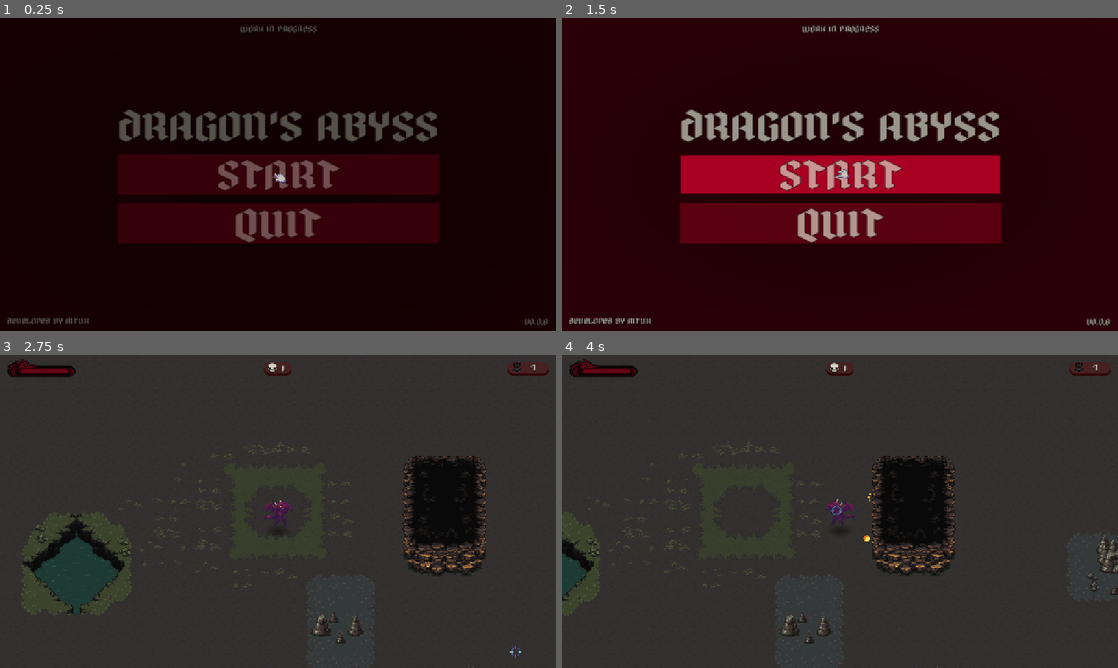
Above: before the commit, frames 1-4 (two rows, left to right).
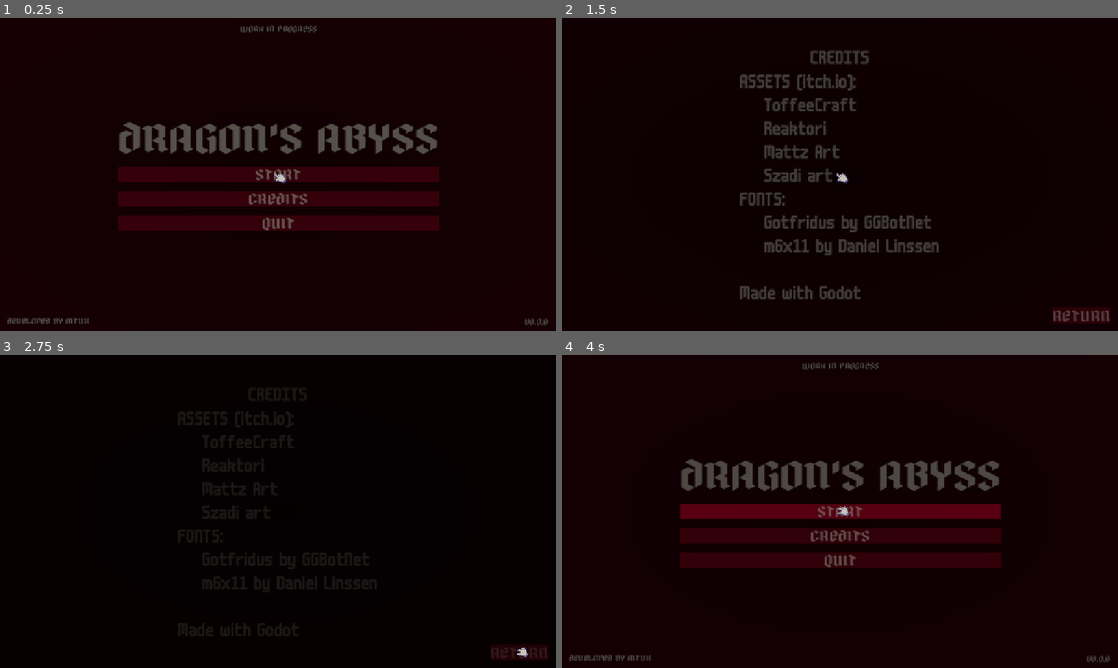
Above: after the commit, the same moments.

Repository: hgomezm92/dragons-abyss
Game: Godot game, scene res://scenes/ui/menu.tscn
The game is run twice, just before and just after one commit, with the same random seed, the same clock (stepped at 60 frames per second) and the same inputs.
Inputs (mouse positions are in pixels of both pictures, inside the frame that each line leads up to):
- Up to frame 1 (0.25 s): no input
- Up to frame 2 (1.5 s): click (840, 199) at 0.5 s, where only the run after the commit has a clickable "Credits"; click "START" at 1.25 s
- Up to frame 3 (2.75 s): click (517, 652) at 2 s, where only the run after the commit has a clickable "RETURN"
- Up to frame 4 (4 s): move the mouse to (962, 495) at 2.77 s; hold D (move_right) 2.78-3.5 s; click (962, 495) at 2.92 s; click (840, 511) at 3.5 s, where only the run after the commit has a clickable "START"

The runs differ from the first frame. In frame 1, 14% of the frame differs, in the area x 21-79%, y 29-72%; in frame 2, 31%; in frame 3, 95%; in frame 4, 96%, in the area x 0-100%, y 0-100%.

Commit message:
Add credits scene

Diff:
--- /dev/null
+++ b/scenes/ui/credits.tscn
@@ -0,0 +1,99 @@
+[gd_scene load_steps=12 format=3 uid="uid://cnlb0dxhua1q5"]
+
+[ext_resource type="Script" uid="uid://tpn831f62v6h" path="res://scripts/ui/credits.gd" id="1_0h4vu"]
+[ext_resource type="Texture2D" uid="uid://by61cenmqvghj" path="res://themes/panel_menu.tres" id="1_pqmjv"]
+[ext_resource type="Theme" uid="uid://ytwaaicmtvpu" path="res://themes/fonts/fonts.tres" id="2_e5ls7"]
+[ext_resource type="FontFile" uid="uid://cxvsogncyw85k" path="res://assets/fonts/m6x11plus.ttf" id="3_y0bee"]
+[ext_resource type="Theme" uid="uid://csg3kd0k6v0uk" path="res://themes/buttons/button.tres" id="6_egc5o"]
+[ext_resource type="StyleBox" uid="uid://cx1y1c5niktmr" path="res://themes/buttons/normal.tres" id="7_rapck"]
+[ext_resource type="StyleBox" uid="uid://cd1ecq0wuooqr" path="res://themes/buttons/pressed.tres" id="8_r40mi"]
+[ext_resource type="StyleBox" uid="uid://ceo5y8hndrelp" path="res://themes/buttons/hover.tres" id="9_pl4t0"]
+[ext_resource type="StyleBox" uid="uid://ds0rybawj1ohp" path="res://themes/buttons/focus.tres" id="10_ala0q"]
+[ext_resource type="PackedScene" uid="uid://b6ajjw14dik3m" path="res://scenes/ui/cursor.tscn" id="11_jjkal"]
+
+[sub_resource type="StyleBoxFlat" id="StyleBoxFlat_0h4vu"]
+bg_color = Color(0, 0, 0, 1)
+
+[node name="Credits" type="CanvasLayer"]
+script = ExtResource("1_0h4vu")
+
+[node name="Background" type="Panel" parent="."]
+z_index = -1
+anchors_preset = 15
+anchor_right = 1.0
+anchor_bottom = 1.0
+grow_horizontal = 2
+grow_vertical = 2
+theme_override_styles/panel = SubResource("StyleBoxFlat_0h4vu")
+
+[node name="Panel" type="TextureRect" parent="."]
+anchors_preset = 15
+anchor_right = 1.0
+anchor_bottom = 1.0
+grow_horizontal = 2
+grow_vertical = 2
+texture = ExtResource("1_pqmjv")
+
+[node name="VBoxContainer" type="VBoxContainer" parent="Panel"]
+layout_mode = 1
+anchors_preset = 8
+anchor_left = 0.5
+anchor_top = 0.5
+anchor_right = 0.5
+anchor_bottom = 0.5
+offset_left = -93.5
+offset_top = -38.0
+offset_right = 93.5
+offset_bottom = 38.0
+grow_horizontal = 2
+grow_vertical = 2
+
+[node name="Head" type="Label" parent="Panel/VBoxContainer"]
+layout_mode = 2
+theme = ExtResource("2_e5ls7")
+theme_override_fonts/font = ExtResource("3_y0bee")
+theme_override_font_sizes/font_size = 50
+text = "CREDITS"
+horizontal_alignment = 1
+vertical_alignment = 1
+
+[node name="Fonts" type="Label" parent="Panel/VBoxContainer"]
+layout_mode = 2
+theme = ExtResource("2_e5ls7")
+theme_override_fonts/font = ExtResource("3_y0bee")
+theme_override_font_sizes/font_size = 50
+text = "ASSETS (itch.io):
+    ToffeeCraft
+    Reaktori
+    Mattz Art
+    Szadi art
+FONTS:
+    Gotfridus by GGBotNet
+    m6x11 by Daniel Linssen
+
+Made with Godot"
+vertical_alignment = 1
+
+[node name="Return" type="Button" parent="Panel"]
+layout_mode = 1
+anchors_preset = -1
+anchor_left = 1.0
+anchor_top = 1.0
+anchor_right = 1.0
+anchor_bottom = 1.0
+offset_left = -88.0
+offset_top = -48.0
+offset_right = -17.0
+offset_bottom = -17.0
+grow_horizontal = 0
+grow_vertical = 0
+theme = ExtResource("6_egc5o")
+theme_override_styles/normal = ExtResource("7_rapck")
+theme_override_styles/pressed = ExtResource("8_r40mi")
+theme_override_styles/hover = ExtResource("9_pl4t0")
+theme_override_styles/focus = ExtResource("10_ala0q")
+text = "RETURN"
+
+[node name="Cursor" parent="." instance=ExtResource("11_jjkal")]
+
+[connection signal="pressed" from="Panel/Return" to="." method="_on_return_pressed"]
--- a/scenes/ui/menu.tscn
+++ b/scenes/ui/menu.tscn
@@ -1,9 +1,10 @@
-[gd_scene load_steps=12 format=3 uid="uid://duu6ce53aitov"]
+[gd_scene load_steps=13 format=3 uid="uid://duu6ce53aitov"]
 
 [ext_resource type="Script" uid="uid://dfmenro3a67pm" path="res://scripts/ui/menu.gd" id="1_wedc3"]
 [ext_resource type="PackedScene" uid="uid://mqy6u8kyumo6" path="res://scenes/main/main.tscn" id="2_c2n5p"]
 [ext_resource type="Texture2D" uid="uid://by61cenmqvghj" path="res://themes/panel_menu.tres" id="3_288ov"]
 [ext_resource type="PackedScene" uid="uid://b6ajjw14dik3m" path="res://scenes/ui/cursor.tscn" id="3_c2n5p"]
+[ext_resource type="PackedScene" uid="uid://cnlb0dxhua1q5" path="res://scenes/ui/credits.tscn" id="3_tub5d"]
 [ext_resource type="Theme" uid="uid://ytwaaicmtvpu" path="res://themes/fonts/fonts.tres" id="3_w6y0u"]
 [ext_resource type="Theme" uid="uid://csg3kd0k6v0uk" path="res://themes/buttons/button.tres" id="4_cx0sj"]
 [ext_resource type="StyleBox" uid="uid://cx1y1c5niktmr" path="res://themes/buttons/normal.tres" id="5_1pxh0"]
@@ -16,7 +17,8 @@
 
 [node name="Menu" type="CanvasLayer"]
 script = ExtResource("1_wedc3")
-_main = ExtResource("2_c2n5p")
+main = ExtResource("2_c2n5p")
+credits = ExtResource("3_tub5d")
 
 [node name="Background" type="Panel" parent="."]
 anchors_preset = 15
@@ -63,6 +65,15 @@
 theme_override_styles/hover = ExtResource("7_288ov")
 theme_override_styles/focus = ExtResource("8_e11en")
 text = "START"
+
+[node name="Credits" type="Button" parent="Panel/VBoxContainer"]
+layout_mode = 2
+theme = ExtResource("4_cx0sj")
+theme_override_styles/normal = ExtResource("5_1pxh0")
+theme_override_styles/pressed = ExtResource("6_e11en")
+theme_override_styles/hover = ExtResource("7_288ov")
+theme_override_styles/focus = ExtResource("8_e11en")
+text = "Credits"
 
 [node name="Quit" type="Button" parent="Panel/VBoxContainer"]
 layout_mode = 2
@@ -123,4 +134,5 @@
 [node name="Cursor" parent="." instance=ExtResource("3_c2n5p")]
 
 [connection signal="pressed" from="Panel/VBoxContainer/Start" to="." method="_on_start_pressed"]
+[connection signal="pressed" from="Panel/VBoxContainer/Credits" to="." method="_on_credits_pressed"]
 [connection signal="pressed" from="Panel/VBoxContainer/Quit" to="." method="_on_quit_pressed"]
--- a/scripts/player/player.gd
+++ b/scripts/player/player.gd
@@ -17,7 +17,7 @@
 	_screen_size = get_viewport_rect().size
 	_animation.play()
 
-func _process(delta: float) -> void:
+func _process(_delta: float) -> void:
 	_face_mouse()
 
 func _physics_process(_delta: float) -> void:
--- /dev/null
+++ b/scripts/ui/credits.gd
@@ -0,0 +1,22 @@
+extends CanvasLayer
+
+func _ready() -> void:
+	get_child(1).modulate.a = 0.0
+	create_tween().tween_property(
+		get_child(1),
+		"modulate:a",
+		1.0,
+		1
+	).set_trans(Tween.TRANS_SINE).set_ease(Tween.EASE_OUT)
+
+func _on_return_pressed() -> void:
+	create_tween().tween_property(
+		get_child(1),
+		"modulate:a",
+		0.0,
+		1
+	).set_trans(Tween.TRANS_SINE).set_ease(Tween.EASE_OUT)
+
+	await get_tree().create_timer(0.75).timeout
+
+	get_tree().change_scene_to_file("res://scenes/ui/menu.tscn")
--- a/scripts/ui/cursor.gd
+++ b/scripts/ui/cursor.gd
@@ -14,7 +14,7 @@
 
 
 # Called every frame. 'delta' is the elapsed time since the previous frame.
-func _process(delta: float) -> void:
+func _process(_delta: float) -> void:
 	# Seguir al ratón
 	_sprite.global_position = get_viewport().get_mouse_position()
 
--- a/scripts/ui/menu.gd
+++ b/scripts/ui/menu.gd
@@ -1,7 +1,7 @@
 extends CanvasLayer
 
-
-@export var _main: PackedScene
+var main: PackedScene = preload("res://scenes/main/main.tscn")
+var credits: PackedScene = preload("res://scenes/ui/credits.tscn")
 
 func _ready() -> void:
 	get_child(1).modulate.a = 0.0
@@ -20,7 +20,18 @@
 		1
 	).set_trans(Tween.TRANS_SINE).set_ease(Tween.EASE_OUT)
 	await get_tree().create_timer(0.75).timeout
-	get_tree().change_scene_to_packed(_main)
+	get_tree().change_scene_to_packed(main)
 
 func _on_quit_pressed() -> void:
 	get_tree().quit()
+
+
+func _on_credits_pressed() -> void:
+	create_tween().tween_property(
+		get_child(1),
+		"modulate:a",
+		0.0,
+		1
+	).set_trans(Tween.TRANS_SINE).set_ease(Tween.EASE_OUT)
+	await get_tree().create_timer(0.75).timeout
+	get_tree().change_scene_to_packed(credits)
--- a/themes/buttons/button.tres
+++ b/themes/buttons/button.tres
@@ -10,5 +10,5 @@
 Button/colors/font_outline_color = Color(0, 0, 0, 1)
 Button/colors/font_pressed_color = Color(0.84313726, 0.8156863, 0.7529412, 1)
 Button/constants/outline_size = 5
-Button/font_sizes/font_size = 80
+Button/font_sizes/font_size = 30
 Button/fonts/font = ExtResource("1_6krii")
Binary file added: assets/fonts/m6x11plus.ttf
Not shown, added: assets/fonts/m6x11plus.ttf.import
Not shown, added: scripts/ui/credits.gd.uid
